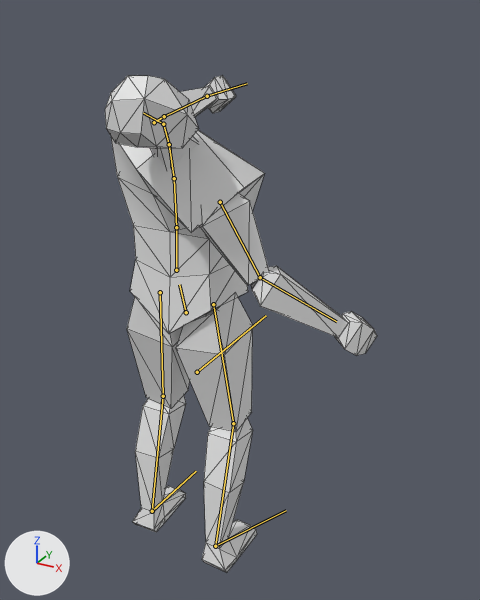
The glTF model TopDownGameHumanMODEL.glb as it was, and as the next commit left it.
Before and after are seen from a 50 mm lens placed at (22.9, -34.4, 37.9), pointed at (2.4, 3.0, 19.2). Arrows for +X, +Y and +Z are at lower left; the lights stay in place. The older version comes first. Both versions are drawn at frame 7 of the action 'GettingHurt'; the numbers are the values there. The bones that change, and the others that lie on the model, are drawn over the model as lines. Mesh edges are drawn as thin lines.
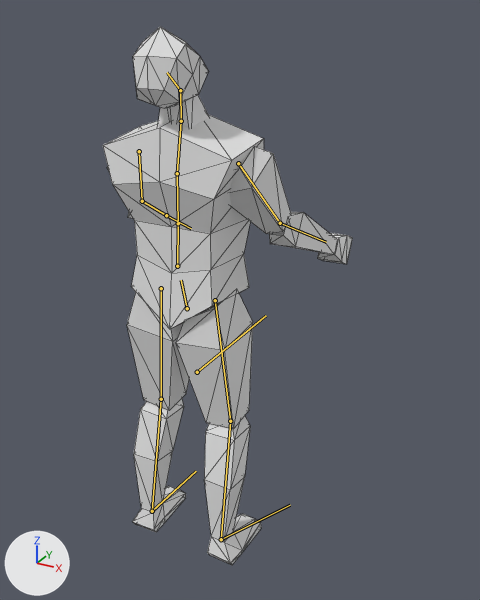
What the commit changed:
Bone 'body' (bone_body) moves from (0.0, -0.27, -0.35) to (0.0, -0.11, -0.1).
Bone 'body2' (bone_body2) turns from (-17, 0, 0) to (-13, 0, 0) degrees about its own x, y and z.
Bone 'body3' (bone_body3) turns from (-50, -7, 36) to (-10, 0, 0) degrees about its own x, y and z.
Bone 'neck' (bone_neck) turns from (0, 0, 0) to (-6, 0, 0) degrees about its own x, y and z.
Bone 'head' (bone_head) turns from (-17, -47, 11) to (-32, 0, 0) degrees about its own x, y and z.
Bone 'upperarm.l' (bone_upperarm_l) turns from (6, 11, 9) to (16, -7, -9) degrees about its own x, y and z.
Bone 'upperarm.r' (bone_upperarm_r) turns from (-14, -9, -30) to (16, 7, 9) degrees about its own x, y and z.
Bone 'upperleg.l' (bone_upperleg_l) turns from (16, -1, 3) to (11, -1, 2) degrees about its own x, y and z.
Bone 'lowerleg.l' (bone_lowerleg_l) turns from (-20, -1, -6) to (-11, 0, -3) degrees about its own x, y and z.
Bone 'foot.l' (bone_foot_l) turns from (10, 1, 4) to (6, 1, 3) degrees about its own x, y and z.
Bone 'upperleg.r' (bone_upperleg_r) turns from (13, 1, -3) to (11, 1, -2) degrees about its own x, y and z.
Bone 'lowerleg.r' (bone_lowerleg_r) turns from (-18, 1, 6) to (-11, 0, 3) degrees about its own x, y and z.
Bone 'foot.r' (bone_foot_r) turns from (11, -1, -4) to (6, -1, -3) degrees about its own x, y and z.

Changed parts and their boxes (x1, y1, x2, y2) in the pictures (480 x 600 px):
'Cube.001', posed (8% narrower, 8% taller)
    before: (105, 76, 377, 572)
    after: (103, 27, 353, 565)
bone 'body', root to tip
    before: (186, 312) to (179, 284)
    after: (187, 308) to (181, 280)
bone 'body2', root to tip
    before: (176, 227) to (174, 178)
    after: (178, 223) to (177, 173)
bone 'body3', root to tip
    before: (174, 178) to (169, 144)
    after: (177, 173) to (181, 121)
bone 'neck', root to tip
    before: (169, 144) to (163, 124)
    after: (181, 121) to (180, 90)
bone 'head', root to tip
    before: (163, 124) to (143, 113)
    after: (180, 90) to (167, 72)
bone 'upperarm.l', root to tip
    before: (154, 122) to (164, 116)
    after: (139, 151) to (142, 201)
bone 'upperarm.r', root to tip
    before: (220, 202) to (260, 277)
    after: (238, 163) to (280, 223)
bone 'upperleg.l', root to tip
    before: (160, 292) to (163, 396)
    after: (161, 288) to (161, 399)
bone 'lowerleg.l', root to tip
    before: (163, 396) to (152, 511)
    after: (161, 399) to (152, 511)
bone 'upperleg.r', root to tip
    before: (213, 304) to (233, 423)
    after: (215, 300) to (230, 421)
bone 'lowerleg.r', root to tip
    before: (233, 423) to (215, 546)
    after: (230, 421) to (221, 539)
bone 'foot.r', root to tip
    before: (215, 546) to (286, 510)
    after: (221, 539) to (290, 505)
